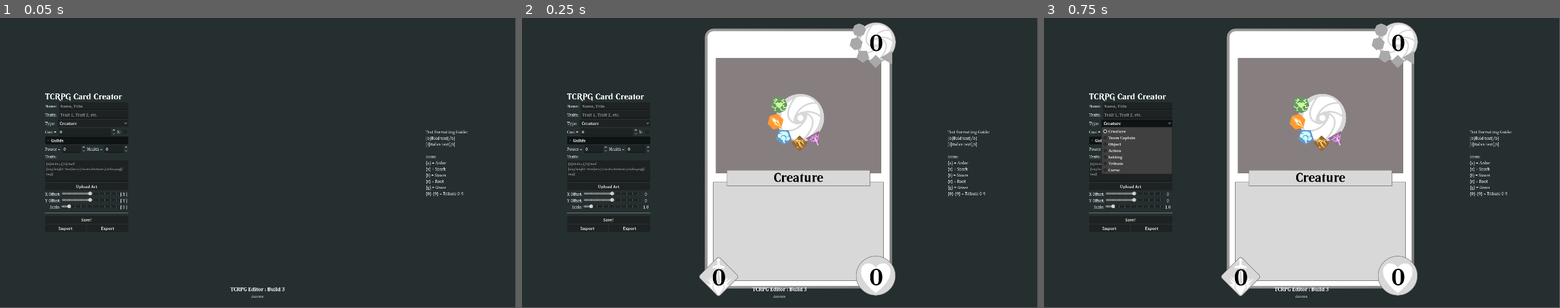
Above: before the commit, frames 1-3 (left to right).
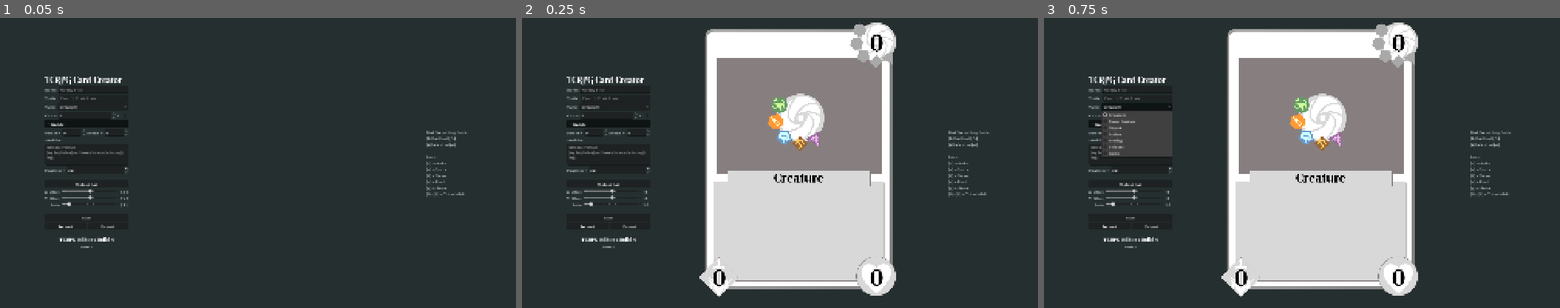
Above: after the commit, the same moments.

Repository: tazzanmc/TCRPG-Editor
Game: Godot game, scene res://scenes/main.tscn
The game is run twice, just before and just after one commit, with the same random seed, the same clock (stepped at 60 frames per second) and the same inputs.
Inputs:
- Up to frame 1 (0.05 s): no input
- Up to frame 2 (0.25 s): no input
- Up to frame 3 (0.75 s): click "Creature" at 0.5 s
In our replay, the window is 799x449 before the commit and 800x450 after it. These sizes can differ from the game's own. Grey fills any space a smaller window leaves; there, only what the larger window draws over its background counts as a difference.

The runs differ from the first frame. In frame 1, 2.6% of the frame differs, in the area x 8-91%, y 20-97%; in frame 2, 4.8%; in frame 3, 5.7%, in the area x 8-91%, y 1-97%.

Commit message:
Adjusted scaling so it properly scales to your screen resolution, added the option to save card renders to any folder, added a font size control, added crash prevention by falling back to default values if a card json is missing data, and added some minor paragraph spacing.

Diff:
--- a/assets/themes/text_theme.tres
+++ b/assets/themes/text_theme.tres
@@ -9,6 +9,7 @@
 Label/fonts/font = ExtResource("1_4p1mf")
 RichTextLabel/colors/default_color = Color(0, 0, 0, 1)
 RichTextLabel/colors/font_outline_color = Color(1, 1, 1, 1)
+RichTextLabel/constants/paragraph_separation = 6
 RichTextLabel/font_sizes/bold_font_size = 32
 RichTextLabel/font_sizes/bold_italics_font_size = 32
 RichTextLabel/font_sizes/italics_font_size = 32
--- a/project.godot
+++ b/project.godot
@@ -26,6 +26,9 @@
 window/size/viewport_width=1920
 window/size/viewport_height=1080
 window/size/mode=2
+window/size/extend_to_title=true
+window/stretch/mode="canvas_items"
+window/stretch/aspect="expand"
 
 [gui]
 
--- a/scenes/card.tscn
+++ b/scenes/card.tscn
@@ -208,6 +208,11 @@
 custom_minimum_size = Vector2(1, 1)
 layout_mode = 2
 theme = ExtResource("12_u8dfr")
+theme_override_font_sizes/normal_font_size = 32
+theme_override_font_sizes/bold_font_size = 32
+theme_override_font_sizes/bold_italics_font_size = 32
+theme_override_font_sizes/italics_font_size = 32
+theme_override_font_sizes/mono_font_size = 32
 bbcode_enabled = true
 text = "Passive effects are just typed out normal like this.
 [b]Ability:[/b] Activated abilities like this exhaust the card after use.
--- a/scenes/main.tscn
+++ b/scenes/main.tscn
@@ -220,7 +220,7 @@
 
 [node name="AbilitiesLabel" type="Label" parent="UIContainer/CardCreatorContainer/AbilitiesContainer" unique_id=10036474]
 layout_mode = 2
-text = "Traits: "
+text = "Abilities: "
 
 [node name="AbilitiesField" type="TextEdit" parent="UIContainer/CardCreatorContainer/AbilitiesContainer" unique_id=49817304]
 unique_name_in_owner = true
@@ -233,6 +233,26 @@
 [img height=1em]res://assets/textures/ardor.png[/img]"
 wrap_mode = 1
 caret_blink = true
+
+[node name="FontSizeContainer" type="HBoxContainer" parent="UIContainer/CardCreatorContainer/AbilitiesContainer" unique_id=966889113]
+layout_mode = 2
+
+[node name="FontSizeLabel" type="Label" parent="UIContainer/CardCreatorContainer/AbilitiesContainer/FontSizeContainer" unique_id=796263718]
+layout_mode = 2
+text = "Font Size = "
+
+[node name="FontSizeNumber" type="SpinBox" parent="UIContainer/CardCreatorContainer/AbilitiesContainer/FontSizeContainer" unique_id=1158062492]
+unique_name_in_owner = true
+layout_mode = 2
+size_flags_horizontal = 3
+theme = ExtResource("2_sugp2")
+max_value = 256.0
+value = 32.0
+allow_greater = true
+
+[node name="HSeparator3" type="HSeparator" parent="UIContainer/CardCreatorContainer" unique_id=1444971541]
+custom_minimum_size = Vector2(0, 16)
+layout_mode = 2
 
 [node name="ArtContainer" type="VBoxContainer" parent="UIContainer/CardCreatorContainer" unique_id=711960796]
 layout_mode = 2
@@ -347,6 +367,18 @@
 layout_mode = 2
 text = "Save!"
 
+[node name="SaveFileDialog" type="FileDialog" parent="UIContainer/CardCreatorContainer/SaveButton" unique_id=89710558]
+unique_name_in_owner = true
+oversampling_override = 1.0
+title = "Open a Directory"
+initial_position = 1
+ok_button_text = "Save"
+file_mode = 2
+display_mode = 1
+access = 2
+filters = PackedStringArray("*.png")
+use_native_dialog = true
+
 [node name="HBoxContainer" type="HBoxContainer" parent="UIContainer/CardCreatorContainer" unique_id=1266610375]
 layout_mode = 2
 
@@ -381,7 +413,30 @@
 file_mode = 2
 display_mode = 1
 access = 2
+filters = PackedStringArray("*.json")
 use_native_dialog = true
+
+[node name="HSeparator2" type="HSeparator" parent="UIContainer/CardCreatorContainer" unique_id=1144939141]
+self_modulate = Color(1, 1, 1, 0)
+custom_minimum_size = Vector2(0, 16)
+layout_mode = 2
+
+[node name="Watermark" type="VBoxContainer" parent="UIContainer/CardCreatorContainer" unique_id=680651597]
+layout_mode = 2
+alignment = 1
+
+[node name="Label" type="Label" parent="UIContainer/CardCreatorContainer/Watermark" unique_id=886860130]
+layout_mode = 2
+theme_override_fonts/font = ExtResource("11_eb6dy")
+theme_override_font_sizes/font_size = 20
+text = "TCRPG Editor : Build 4"
+horizontal_alignment = 1
+
+[node name="Label2" type="Label" parent="UIContainer/CardCreatorContainer/Watermark" unique_id=1618461434]
+layout_mode = 2
+theme_override_fonts/font = ExtResource("12_trceg")
+text = "tazzan"
+horizontal_alignment = 1
 
 [node name="VSeparator2" type="VSeparator" parent="UIContainer" unique_id=1200565862]
 modulate = Color(1, 1, 1, 0)
@@ -389,14 +444,14 @@
 size_flags_horizontal = 3
 
 [node name="SubViewportContainer" type="SubViewportContainer" parent="UIContainer" unique_id=860967775]
+custom_maximum_size = Vector2(762, 1080)
 layout_mode = 2
 
 [node name="CardViewport" type="SubViewport" parent="UIContainer/SubViewportContainer" unique_id=1006069490]
 unique_name_in_owner = true
 transparent_bg = true
 handle_input_locally = false
-size = Vector2i(762, 1076)
-size_2d_override = Vector2i(1524, 2152)
+size = Vector2i(762, 1080)
 render_target_update_mode = 4
 
 [node name="Screenshotter" type="Node2D" parent="UIContainer/SubViewportContainer/CardViewport" unique_id=921259535]
@@ -440,38 +495,11 @@
 wait_time = 0.1
 autostart = true
 
-[node name="Watermark" type="VBoxContainer" parent="." unique_id=680651597]
-layout_mode = 1
-anchors_preset = 7
-anchor_left = 0.5
-anchor_top = 1.0
-anchor_right = 0.5
-anchor_bottom = 1.0
-offset_left = -73.0
-offset_top = -75.0
-offset_right = 73.0
-offset_bottom = -32.0
-grow_horizontal = 2
-grow_vertical = 0
-alignment = 1
-
-[node name="Label" type="Label" parent="Watermark" unique_id=886860130]
-layout_mode = 2
-theme_override_fonts/font = ExtResource("11_eb6dy")
-theme_override_font_sizes/font_size = 20
-text = "TCRPG Editor : Build 3"
-horizontal_alignment = 1
-
-[node name="Label2" type="Label" parent="Watermark" unique_id=1618461434]
-layout_mode = 2
-theme_override_fonts/font = ExtResource("12_trceg")
-text = "tazzan"
-horizontal_alignment = 1
-
 [connection signal="pressed" from="UIContainer/CardCreatorContainer/ArtContainer/ArtButton" to="." method="_on_art_button_pressed"]
 [connection signal="file_selected" from="UIContainer/CardCreatorContainer/ArtContainer/ArtButton/ArtFileDialog" to="." method="_on_art_file_dialog_file_selected"]
 [connection signal="pressed" from="UIContainer/CardCreatorContainer/CreateButton" to="." method="_on_create_button_pressed"]
 [connection signal="pressed" from="UIContainer/CardCreatorContainer/SaveButton" to="." method="_on_save_button_pressed"]
+[connection signal="dir_selected" from="UIContainer/CardCreatorContainer/SaveButton/SaveFileDialog" to="." method="_on_save_file_dialog_dir_selected"]
 [connection signal="pressed" from="UIContainer/CardCreatorContainer/HBoxContainer/ImportButton" to="." method="_on_import_button_pressed"]
 [connection signal="file_selected" from="UIContainer/CardCreatorContainer/HBoxContainer/ImportButton/ImportFileDialog" to="." method="_on_import_file_dialog_file_selected"]
 [connection signal="pressed" from="UIContainer/CardCreatorContainer/HBoxContainer/ExportButton" to="." method="_on_export_button_pressed"]
--- a/scripts/card.gd
+++ b/scripts/card.gd
@@ -81,3 +81,11 @@
 			else:
 				%GraveSymbol.visible = false
 		i += 1
+
+
+func change_font_size(font_size: int):
+	%AbilitiesLabel["theme_override_font_sizes/normal_font_size"] = font_size
+	%AbilitiesLabel["theme_override_font_sizes/bold_font_size"] = font_size
+	%AbilitiesLabel["theme_override_font_sizes/bold_italics_font_size"] = font_size
+	%AbilitiesLabel["theme_override_font_sizes/italics_font_size"] = font_size
+	%AbilitiesLabel["theme_override_font_sizes/mono_font_size"] = font_size
--- a/scripts/global.gd
+++ b/scripts/global.gd
@@ -76,3 +76,9 @@
 	new_text = new_text.replace("{9}","[img height=1.2em]res://assets/textures/generic_9.png[/img]")
 
 	return new_text
+
+
+func set_or_default(set_to: Dictionary, key: Variant, default: Variant) -> Variant:
+	if set_to.has(key):
+		return set_to[key]
+	return default
--- a/scripts/main.gd
+++ b/scripts/main.gd
@@ -35,6 +35,7 @@
 	card_inst.change_health(str(int(%HealthNumber.value)))
 	card_inst.change_abilities(%AbilitiesField.text)
 	card_inst.change_art(art_file, Vector2(int(%XOffsetSlider.value),int(%YOffsetSlider.value)), %ScaleSlider.value)
+	card_inst.change_font_size(%FontSizeNumber.value)
 
 	if %XCheckBox.button_pressed:
 		card_inst.change_tribute("X")
@@ -55,23 +56,26 @@
 
 
 func load_card() -> void:
-	print(saved_card["Art"])
-	var json_art_path : String = saved_card["Art"]
-	art_file = ImageTexture.create_from_image(Image.load_from_file(json_art_path))
+	if saved_card.has("Art"):
+		var json_art_path : String = saved_card["Art"]
+		art_file = ImageTexture.create_from_image(Image.load_from_file(json_art_path))
+	else:
+		art_file = ImageTexture.create_from_image(Image.load_from_file("res://assets/textures/art_placeholder.png"))
 
-	%NameField.text = saved_card["Name"]
-	%TraitsField.text = saved_card["Traits"]
-	%TypeOption.text = saved_card["Type"]
-	%PowerNumber.value = saved_card["Power"]
-	%HealthNumber.value = saved_card["Health"]
-	%AbilitiesField.text = saved_card["Abilities"]
-	%XOffsetSlider.value = saved_card["ArtXOffset"]
-	%YOffsetSlider.value = saved_card["ArtYOffset"]
-	%ScaleSlider.value = saved_card["ArtScale"]
-	%XCheckBox.button_pressed = saved_card["X"]
-	%CostNumber.value = saved_card["Tribute"]
+	%NameField.text = Global.set_or_default(saved_card, "Name", "")
+	%TraitsField.text = Global.set_or_default(saved_card, "Traits", "")
+	%TypeOption.text = Global.set_or_default(saved_card, "Type", "Creature")
+	%PowerNumber.value = Global.set_or_default(saved_card, "Power", 0)
+	%HealthNumber.value = Global.set_or_default(saved_card, "Health", 0)
+	%AbilitiesField.text = Global.set_or_default(saved_card, "Abilities", "")
+	%XOffsetSlider.value = Global.set_or_default(saved_card, "ArtXOffset", 0)
+	%YOffsetSlider.value = Global.set_or_default(saved_card, "ArtYOffset", 0)
+	%ScaleSlider.value = Global.set_or_default(saved_card, "ArtScale", 1.0)
+	%XCheckBox.button_pressed = Global.set_or_default(saved_card, "X", false)
+	%CostNumber.value = Global.set_or_default(saved_card, "Tribute", 1)
+	%FontSizeNumber.value = Global.set_or_default(saved_card, "FontSize", 32.0)
 
-	var saved_guilds : Array = saved_card["Guilds"]
+	var saved_guilds : Array = Global.set_or_default(saved_card, "Guilds", [true, true, true, true, true])
 	var i : int = 0
 
 	for child in %GuildContainer.get_children():
@@ -94,6 +98,7 @@
 	saved_card["ArtScale"] = %ScaleSlider.value
 	saved_card["X"] = %XCheckBox.button_pressed
 	saved_card["Tribute"] = %CostNumber.value
+	saved_card["FontSize"] = %FontSizeNumber.value
 
 	var guilds : Array
 
@@ -111,8 +116,7 @@
 
 
 func _on_save_button_pressed() -> void:
-	await get_tree().create_timer(1).timeout
-	%Screenshotter.TAKE_SCREENSHOT(%NameField.text)
+	%SaveFileDialog.popup_centered_clamped()
 
 
 func _on_art_button_pressed() -> void:
@@ -148,3 +152,8 @@
 	var file_name : String = %NameField.text.replace(" ","-").replace(",","").replace(".","").replace("!","").replace(":","").replace("?","")
 	var path : String = dir + "/" + "tcrpg-card_" + file_name + ".json"
 	Global.save_json(saved_card, path)
+
+
+func _on_save_file_dialog_dir_selected(dir: String) -> void:
+	await get_tree().create_timer(1).timeout
+	%Screenshotter.TAKE_SCREENSHOT(%NameField.text, dir)
--- a/scripts/screen_shotter.gd
+++ b/scripts/screen_shotter.gd
@@ -11,11 +11,10 @@
 @onready var resizedWidth : int = get_viewport_rect().size.x * scaleFactor
 @onready var resizedHeight : int = get_viewport_rect().size.y * scaleFactor
 
-func TAKE_SCREENSHOT(file_name : String):
+func TAKE_SCREENSHOT(file_name : String, screenshot_path : String):
 	var date = Time.get_datetime_string_from_system().replace(".","_").replace(":","_")
 	file_name = file_name.replace(" ","-").replace(",","").replace(".","").replace("!","").replace(":","").replace("?","")
-	var screenshot_path = OS.get_system_dir(OS.SYSTEM_DIR_PICTURES) \
-	+ "/" + "tcrpg-card_" + file_name + "_" + date + ".png"
+	screenshot_path = screenshot_path + "/" + "tcrpg-card_" + file_name + "_" + date + ".png"
 	var image = get_viewport().get_texture().get_image()
 
 	if upscale:
Not shown, changed: .godotlauncher
